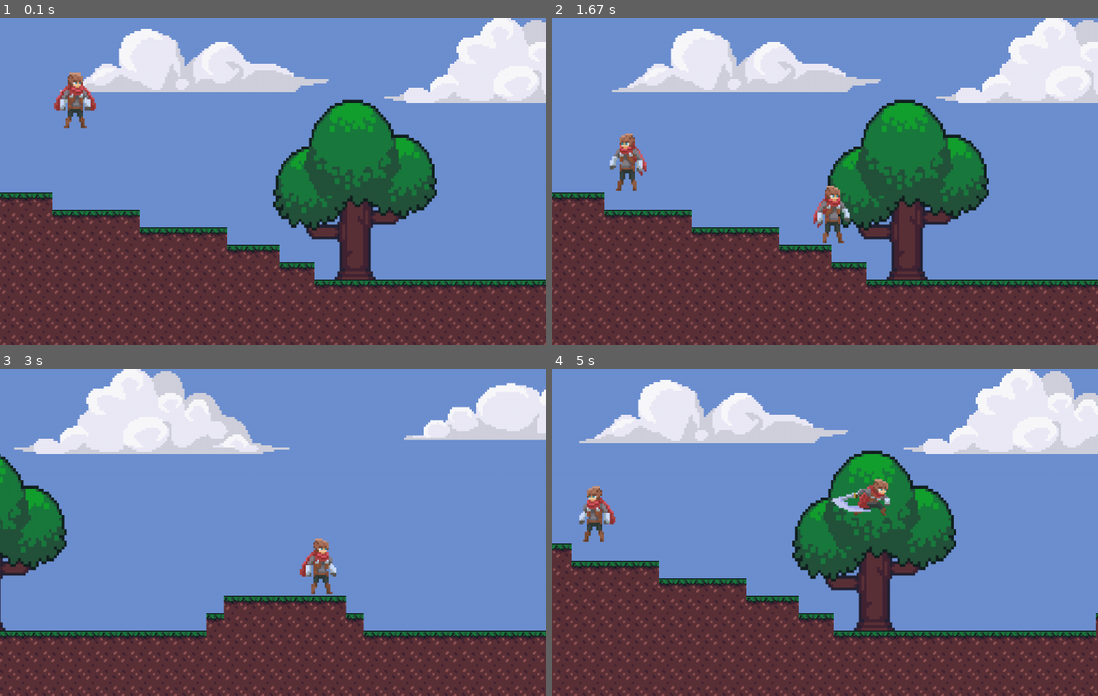
Above: before the commit, frames 1-4 (two rows, left to right).
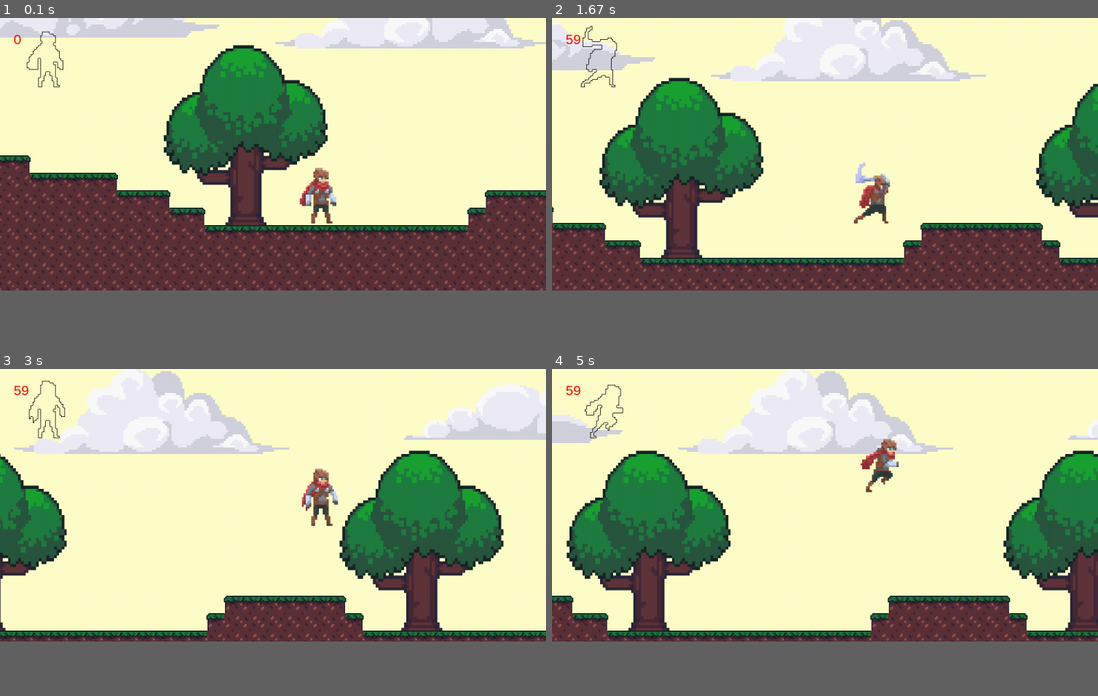
Above: after the commit, the same moments.

Repository: AlexRasskazchikov/PyGame-To-Go-Module
Game: pygame game, started from Level Tester.py
The game is run twice, just before and just after one commit, with the same random seed, the same clock (stepped at 60 frames per second) and the same inputs.
Inputs:
- Up to frame 1 (0.1 s): no input
- Up to frame 2 (1.67 s): hold R 0.33-0.8 s; hold D 0.33-0.8 s; hold Shift 0.83-1.3 s; hold D 0.83-1.3 s; tap Space at 1.33 s
- Up to frame 3 (3 s): hold D 1.67-2.13 s; hold W 2.17-2.47 s; hold D 2.5-2.97 s
- Up to frame 4 (5 s): hold A 3-3.53 s; hold A 3.57-3.97 s; hold W 4-4.37 s; hold D from 4.4 s (still down); tap Space at 4.47, 4.77 s
In our replay, the window is 750x450 before the commit and 750x375 after it. These sizes can differ from the game's own. Grey fills any space a smaller window leaves; there, only what the larger window draws over its background counts as a difference.

The runs differ from the first frame. In frame 1, 77% of the frame differs, in the area x 0-100%, y 0-100%; in frame 2, 79%; in frame 3, 67%; in frame 4, 82%.

Commit message:
Break Things! Added Damage, hp and sounds.

Diff:
--- a/Engine/Characters.py
+++ b/Engine/Characters.py
@@ -32,9 +32,10 @@
 player1 = Player(
     controls={"left": pygame.K_a, "right": pygame.K_d, "reset-position": pygame.K_r, "hit": pygame.K_SPACE,
               "up": pygame.K_w, "reset": pygame.K_r},
-    size=(175, 130), animation=Player1, speed=8)
+    size=(175, 130), animation=Player1, speed=5)
 
-player1.hit_animation_speed = 7
-player1.walk_animation_speed = 15
+player1.hit_animation_speed = 5
+player1.idle_animation_speed = 3
+player1.walk_animation_speed = 7
 player1.name_delta_x = 140
 player1.name_delta_y = 5
--- a/Engine/Functions.py
+++ b/Engine/Functions.py
@@ -8,12 +8,6 @@
     font = pygame.font.Font(r'C:\Windows\Fonts\Arial.ttf', 25)
     text = font.render(str(int(clock.get_fps())), True, (255, 0, 0))
     display.blit(text, (25, 25))
-
-
-def draw(display, *players):
-    """This function redraws chosen objects"""
-    for player in players:
-        player.draw(display)
 
 
 def npc(player=None, reactionSpeed=250, sleepDiapasone=(100, 150), FramesClock=None, borders=True):
--- a/Engine/Levels.py
+++ b/Engine/Levels.py
@@ -1,4 +1,7 @@
+from copy import copy
+
 import pygame
+from pygame.mixer import Sound
 
 from Engine.Tiles import Platform, Entity
 
@@ -37,7 +40,11 @@
 
 
 class BackgroundObject(Entity):
-    def __init__(self, image_path, coords, alpha=None, size=None, name="Unknown"):
+    def __init__(self, image_path, coords, alpha=250, size=None, name="Unknown", hp=100,
+                 sounds=["Assets/sounds/tree/wood1.mp3",
+                         "Assets/sounds/tree/wood2.mp3",
+                         "Assets/sounds/tree/wood3.mp3",
+                         "Assets/sounds/tree/wood4.mp3"]):
         super().__init__()
         self.name = name
         self.image = pygame.image.load(image_path)
@@ -45,8 +52,25 @@
             self.image.fill((255, 255, 255, alpha), None, pygame.BLEND_RGBA_MULT)
         if size is not None:
             self.image = pygame.transform.scale(self.image, size)
-        self.rect = self.image.get_rect(topleft=coords)
+        self.coords = coords
+        self.rect = self.image.get_rect(topleft=self.coords)
         self.mask = pygame.mask.from_surface(self.image)
+        self.hp = hp
+        self.start_hp = hp
+        self.hitted_image = copy(self.image)
+        self.hitted_image.fill((50, 50, 50), special_flags=pygame.BLEND_ADD)
+        self.sounds = sounds
+
+    def move(self, deltax, deltay):
+        self.coords = (self.coords[0] + deltax, self.coords[1] + deltay)
+        self.rect = self.image.get_rect(topleft=self.coords)
+        self.mask = pygame.mask.from_surface(self.image)
+
+    def __iadd__(self, other):
+        self.hp += other
+
+    def __isub__(self, other):
+        self.hp -= other
 
 
 """Plain level"""
@@ -54,23 +78,23 @@
 Plain.set_map([
     "                                                                                        ",
     "                                                                                        ",
-    "                                                                                     GGG",
+    "                                                                                     LGG",
     "                                                                                     PPP",
-    "                                                                                    GPPP",
+    "                                                                                    LPPP",
     "                                                                                    PPPP",
     "                                                                                    PPPP",
     "                                                                                    PPPP",
     "                                                                                    PPPP",
     "                                                                                    PPPP",
-    "GGG                                                                                 PPPP",
-    "PPPGGGGG                                                                            PPPP",
-    "PPPPPPPPGGGGG                                                                       PPPP",
-    "PPPPPPPPPPPPPGGG                  GGGGGGG                                           PPPP",
-    "PPPPPPPPPPPPPPPPGG               GPPPPPPPG                                          PPPP",
-    "PPPPPPPPPPPPPPPPPPGGGGGGGGGGGGGGGPPPPPPPPPGGGGGGGGGGGG            GGGGGGGGGGGGGGGGGGPPPP",
-    "PPPPPPPPPPPPPPPPPPPPPPPPPPPPPPPPPPPPPPPPPPPPPPPPPPPPPPG          GPPPPPPPPPPPPPPPPPPPPPP",
-    "PPPPPPPPPPPPPPPPPPPPPPPPPPPPPPPPPPPPPPPPPPPPPPPPPPPPPPPG        GPPPPPPPPPPPPPPPPPPPPPPP",
-    "PPPPPPPPPPPPPPPPPPPPPPPPPPPPPPPPPPPPPPPPPPPPPPPPPPPPPPPPG      GPPPPPPPPPPPPPPPPPPPPPPPP",
+    "GGR                                                                                 PPPP",
+    "PPPGGGGR                                                                            PPPP",
+    "PPPPPPPPGGGGR                                                                       PPPP",
+    "PPPPPPPPPPPPPGGR                  LGGGGGR                                           PPPP",
+    "PPPPPPPPPPPPPPPPGR               LPPPPPPPR                                          PPPP",
+    "PPPPPPPPPPPPPPPPPPGGGGGGGGGGGGGGGPPPPPPPPPGGGGGGGGGGGR            LGGGGGGGGGGGGGGGGGPPPP",
+    "PPPPPPPPPPPPPPPPPPPPPPPPPPPPPPPPPPPPPPPPPPPPPPPPPPPPPPR          LPPPPPPPPPPPPPPPPPPPPPP",
+    "PPPPPPPPPPPPPPPPPPPPPPPPPPPPPPPPPPPPPPPPPPPPPPPPPPPPPPPR        LPPPPPPPPPPPPPPPPPPPPPPP",
+    "PPPPPPPPPPPPPPPPPPPPPPPPPPPPPPPPPPPPPPPPPPPPPPPPPPPPPPPPR      LPPPPPPPPPPPPPPPPPPPPPPPP",
     "PPPPPPPPPPPPPPPPPPPPPPPPPPPPPPPPPPPPPPPPPPPPPPPPPPPPPPPPPGGGGGGPPPPPPPPPPPPPPPPPPPPPPPPP",
     "PPPPPPPPPPPPPPPPPPPPPPPPPPPPPPPPPPPPPPPPPPPPPPPPPPPPPPPPPPPPPPPPPPPPPPPPPPPPPPPPPPPPPPPP",
     "PPPPPPPPPPPPPPPPPPPPPPPPPPPPPPPPPPPPPPPPPPPPPPPPPPPPPPPPPPPPPPPPPPPPPPPPPPPPPPPPPPPPPPPP",
@@ -78,12 +102,22 @@
     "PPPPPPPPPPPPPPPPPPPPPPPPPPPPPPPPPPPPPPPPPPPPPPPPPPPPPPPPPPPPPPPPPPPPPPPPPPPPPPPPPPPPPPPP",
     "PPPPPPPPPPPPPPPPPPPPPPPPPPPPPPPPPPPPPPPPPPPPPPPPPPPPPPPPPPPPPPPPPPPPPPPPPPPPPPPPPPPPPPPP",
 ])
-Plain.add_background_object(BackgroundObject(r"Assets/Objects/C2013.jpg", (100, -50), name="Cloud"),
-                            BackgroundObject(r"Assets/Objects/C2010.jpg", (700, -50), name="Cloud"),
-                            BackgroundObject(r"Assets/Objects/C2011.jpg", (1400, -50), name="Cloud"),
-                            BackgroundObject(r"Assets/Objects/obj_0022_Layer-23.png", (500, 150), size=(300, 330), name="Tree"))
+
+cloth = [r"Assets/sounds/cloth/cloth1.mp3",
+         r"Assets/sounds/cloth/cloth2.mp3",
+         r"Assets/sounds/cloth/cloth3.mp3",
+         r"Assets/sounds/cloth/cloth4.mp3"]
+
+Plain.add_background_object(BackgroundObject(r"Assets/Objects/C2013.jpg", (100, -50), name="Cloud", sounds=cloth),
+                            BackgroundObject(r"Assets/Objects/C2010.jpg", (700, -50), name="Cloud", sounds=cloth),
+                            BackgroundObject(r"Assets/Objects/C2011.jpg", (1400, -50), name="Cloud", sounds=cloth),
+                            BackgroundObject(r"Assets/Objects/obj_0022_Layer-23.png", (500, 150), size=(300, 330), name="Tree"),
+                            BackgroundObject(r"Assets/Objects/obj_0022_Layer-23.png", (2200, 150), size=(300, 330), name="Tree"),
+                            BackgroundObject(r"Assets/Objects/obj_0022_Layer-23.png", (1300, 150), size=(300, 330), name="Tree"))
 
 Plain.materials = {"G": pygame.image.load(r"Assets/Tiles/Tile_02.jpg"),
-                   "P": pygame.image.load(r"Assets/Tiles/Tile_14.jpg")}
+                   "P": pygame.image.load(r"Assets/Tiles/Tile_14.jpg"),
+                   "L": pygame.image.load(r"Assets/Tiles/Tile_01.jpg"),
+                   "R": pygame.image.load(r"Assets/Tiles/Tile_03.jpg")}
 
-Plain.background = (109, 144, 209)
+Plain.background = (255, 254, 201)
--- a/Engine/Player.py
+++ b/Engine/Player.py
@@ -1,4 +1,5 @@
 import random
+from copy import copy
 
 import pygame
 
@@ -12,9 +13,15 @@
 
 class Player(Entity):
     def __init__(self, coords=(50, 50), size=(148, 200), speed=5, jump=15,
-                 animation=None, controls={"up": pygame.K_w, "right": pygame.K_d,
-                                           "left": pygame.K_a, "hit": pygame.K_SPACE}):
+                 animation=None, damage=10, hp=100,
+                 controls={"up": pygame.K_w, "right": pygame.K_d, "left": pygame.K_a, "hit": pygame.K_SPACE},
+                 sounds=["Assets/sounds/hit/hit1.mp3",
+                         "Assets/sounds/hit/hit2.mp3",
+                         "Assets/sounds/hit/hit3.mp3",
+                         "Assets/sounds/hit/hit4.mp3"]
+                 ):
         Entity.__init__(self)
+        self.sounds = sounds
         self.width, self.height = size
         self.coords = coords
         self.start_coords = coords
@@ -30,11 +37,19 @@
         self.direction = "right"
         self.speed = speed
         self.jump = jump
+        self.hitted = False
+
+        self.damage = damage
+        self.hp = hp
+        self.start_hp = hp
+
         if self.animation is not None:
             self.image = pygame.transform.scale(self.animation[list(self.animation.get_sets_names())[0]][0],
                                                 (self.width, self.height))
             self.rect = self.image.get_rect(topleft=self.coords)
             self.mask = pygame.mask.from_surface(self.image)
+            self.hitted_image = copy(self.image)
+            self.hitted_image.fill((255, 255, 255), special_flags=pygame.BLEND_ADD)
 
     def set_sprite_from_pack(self, name, index):
         """Change player's sprite to sprite from Pack"""
@@ -98,6 +113,7 @@
             self.rect.top += self.yvel
             self.onGround = False
             self.collide(0, self.yvel, platforms)
+            self.mask = pygame.mask.from_surface(self.image)
 
     def collide(self, xvel, yvel, platforms):
         """Check platform collision"""
@@ -133,9 +149,27 @@
             self.start_coords = coords
         self.rect = self.image.get_rect(topleft=(coords))
 
-    def hit_collides(self, other):
+    def collides(self, other):
         """Perfect Pixel Collision Checker"""
         offset_x, offset_y = (other.rect.left - self.rect.left), (other.rect.top - self.rect.top)
-        if self.mask.overlap(other.mask, (offset_x, offset_y)) is not None and self.hitting:
+        if self.mask.overlap(other.mask, (offset_x, offset_y)) is not None:
             return True
         return False
+
+    def update_mask(self):
+        self.hitted_image = copy(self.image)
+        self.hitted_image.fill((255, 255, 255), special_flags=pygame.BLEND_ADD)
+        self.mask = pygame.mask.from_surface(self.image)
+
+    def draw_mask(self, display, color=(255, 255, 255)):
+        pygame.draw.lines(display, color, 1, self.mask.outline())
+
+    def check_hit(self, object, sound):
+        if self.collides(object) and self.hitting:
+            if not self.hitted:
+                self.hitted = True
+                pygame.mixer.music.load(sound)
+                pygame.mixer.music.play()
+                return f"Hitted {object.name}!"
+        if not self.hitting:
+            self.hitted = False
--- a/Game.py
+++ b/Game.py
@@ -24,11 +24,11 @@
         player2.update_frame(keys, FramesClock)
         player1.move(keys)
         display.fill(Black)
-        if player1.hit_collides(player2):
+        if player1.collides(player2):
             player1.color = Red
         else:
             player1.color = White
-        if player2.hit_collides(player1):
+        if player2.collides(player1):
             player2.color = Red
         else:
             player2.color = White
--- a/Level Tester.py
+++ b/Level Tester.py
@@ -1,11 +1,14 @@
+import random
+
 import pygame
 from pygame.rect import Rect
-
+from copy import copy
+from Engine import show_fps, White
 from Engine.Characters import player1, knight
 from Engine.Levels import Plain
 
 WIN_WIDTH = 1000
-WIN_HEIGHT = 600
+WIN_HEIGHT = 500
 HALF_WIDTH = int(WIN_WIDTH / 2)
 HALF_HEIGHT = int(WIN_HEIGHT / 2)
 
@@ -47,12 +50,13 @@
 
 
 def run(level, display, player):
-    timer = pygame.time.Clock()
+
+    clock = pygame.time.Clock()
 
     background = level.background
     player2 = knight
 
-    player1.set_coords((50, 50), start=True)
+    player1.set_coords((700, 350), start=True)
     player2.set_coords((50, 50), start=True)
 
     entities, platforms = level.render_files()
@@ -64,31 +68,52 @@
     player2.name = "Clone"
     level.background_objects.append(player2)
     FramesClock = 0
+    background_objects = list(map(lambda x: copy(x), level.background_objects))
     while True:
-        timer.tick(100)
+        clock.tick(60)
         FramesClock += 1
         keys = pygame.key.get_pressed()
         events = list(map(lambda x: x.type, pygame.event.get()))
-        if pygame.QUIT in events:
-            raise SystemExit("Quit")
+        if keys[pygame.K_LSHIFT]:
+            player.speed = 10
+        else:
+            player.speed = 5
         screen.fill(background)
 
-        player.update_frame(pygame.key.get_pressed(), FramesClock)
-        player2.update_frame(pygame.key.get_pressed(), FramesClock)
+        player.update_frame(keys, FramesClock)
+        player2.update_frame(keys, FramesClock)
+        player.update_mask()
+
         camera.update(player1)
 
         player.update(keys, platforms)
-        player2.update(keys, platforms)
 
-        for o in level.background_objects:
-            screen.blit(o.image, camera.apply(o))
-            if player.hit_collides(o):
-                print(f"Hitted {o.name}")
+        draw_list = ["Tree", "Clone", "Cloud"]
+
+        for o in list(filter(lambda x: x.name in draw_list, background_objects)):
+            if player.check_hit(o, random.choice(o.sounds)) is not None:
+                display.blit(o.hitted_image, camera.apply(o))
+                if o.hp - player.damage >= 0:
+                    o.hp -= player.damage
+                else:
+                    background_objects.remove(o)
+            else:
+                display.blit(o.image, camera.apply(o))
 
         for e in entities:
             display.blit(e.image, camera.apply(e))
 
+        player.draw_mask(display, color=(0, 0, 0))
+        show_fps(display, clock)
         pygame.display.update()
+
+        if keys[pygame.K_r]:
+            from Engine.Levels import Plain
+            background_objects = list(map(lambda x: copy(x), level.background_objects))
+            print(list(map(lambda x: x.name + " " + str(x.hp), level.background_objects)))
+
+        if pygame.QUIT in events:
+            raise SystemExit("Quit")
 
 
 pygame.init()
Binary file added: Assets/Tiles/Tile_01.jpg
Binary file added: Assets/Tiles/Tile_03.jpg
Not shown, added: Assets/Sounds/cloth/cloth1.mp3
Not shown, added: Assets/Sounds/cloth/cloth2.mp3
Not shown, added: Assets/Sounds/cloth/cloth3.mp3
Not shown, added: Assets/Sounds/cloth/cloth4.mp3
Not shown, added: Assets/Sounds/hit/hit1.mp3
Not shown, added: Assets/Sounds/hit/hit2.mp3
Not shown, added: Assets/Sounds/hit/hit3.mp3
Not shown, added: Assets/Sounds/hit/hit4.mp3
Not shown, added: Assets/Sounds/music/Test.mp3
Not shown, added: Assets/Sounds/music/Test2.mp3
(and 7 more such lines)
